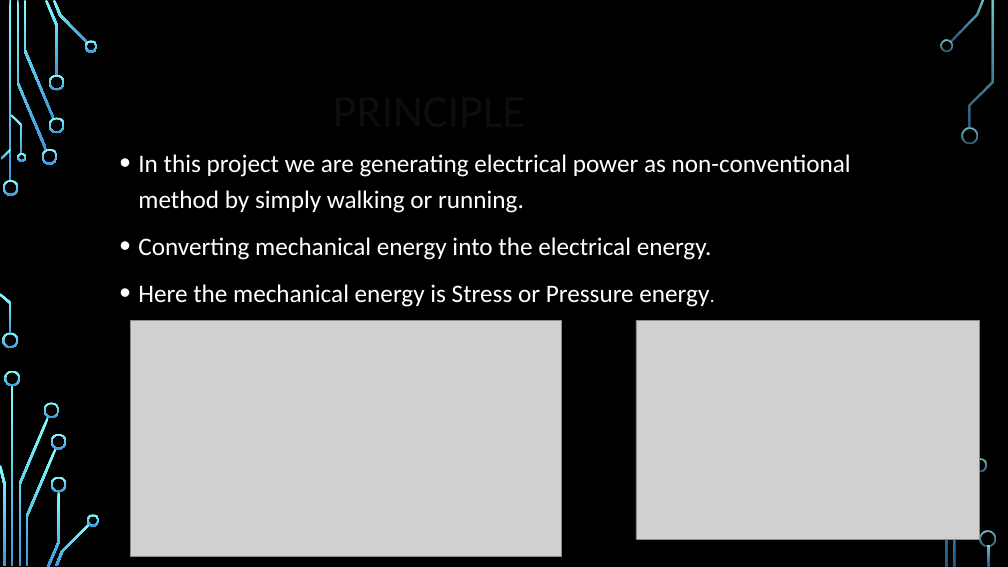
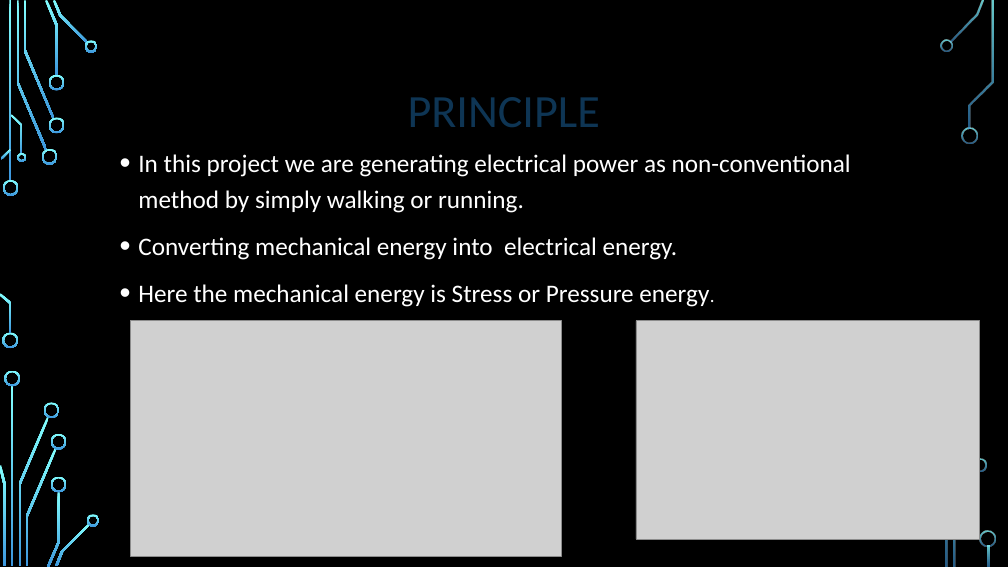
Before and after one commit to Abbashozefa/MINI-PROJECT-SEM1, a slide deck: slide 6 of mini project sem 1.pptx (slide 4 before the commit). Drawn at 1008x567 pixels with LibreOffice and Linux fonts; fonts in the diff are those of the drawing; grey boxes stand for pictures; background and template pictures are left out. Boxes give left, top, right and bottom in pixels: in the first picture for what was removed or moved away, otherwise in the second. Text is boxed around its words. In the diff, an @@ line names an element or a change of style, - is before the commit and + after.

```diff
--- a/mini project sem 1.pptx
+++ b/mini project sem 1.pptx
@@ title "PRINCIPLE" at [408,97,600,127]: text colour #0D0D0D to #0E3554; alignment left to centre @@
@@ text at [138,237,678,260]: text changed @@
-• Converting mechanical energy into the electrical energy.
+• Converting mechanical energy into electrical energy.
```
Also in this commit, not shown: 13 other slides changed, 6 slides added, 1 slide removed.
